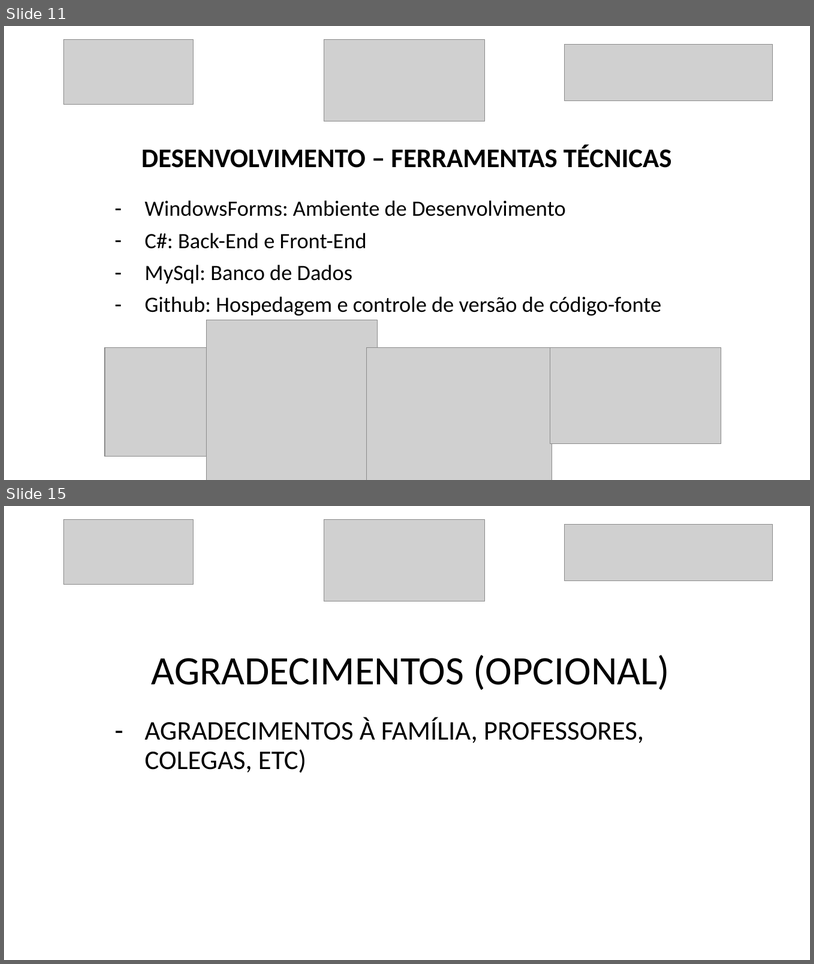
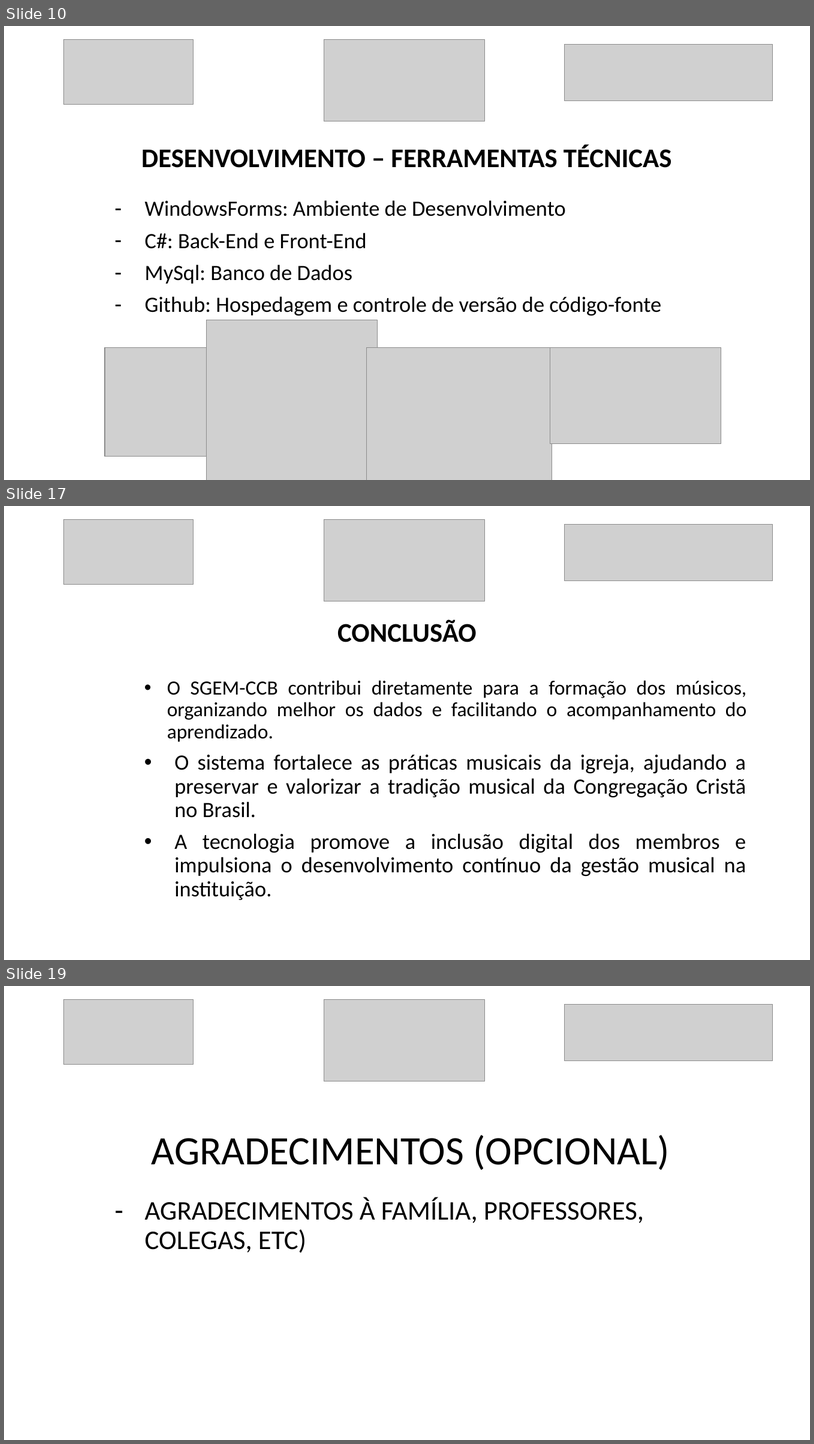
Before and after one commit to luanmenezesx/TCC-CCB, a slide deck: Modelo slides apresentação TCC.pptx. Shown one above the other, each under a label of ours: slides 11 and 15 before the commit, slides 10, 17 and 19 after it; the slides between them are not shown. The pictures are 814x964 and 814x1444 pixels, drawn with LibreOffice and Linux fonts; fonts in the diff are those of the drawing; grey boxes stand for pictures. Boxes give left, top, right and bottom in pixels: in the first picture for what was removed or moved away, otherwise in the second. Text is boxed around its words. In the diff, an @@ line names an element or a change of style, - is before the commit and + after.

```diff
--- a/Modelo slides apresentação TCC.pptx
+++ b/Modelo slides apresentação TCC.pptx
@@ slide 17 added at (x1=4, y1=506, x2=810, y2=960), background #FFFFFF @@
@@ picture added at (x1=64, y1=520, x2=194, y2=585) @@
@@ picture added at (x1=324, y1=520, x2=485, y2=601) @@
@@ picture added at (x1=566, y1=524, x2=773, y2=580) @@
@@ title added at (x1=338, y1=619, x2=477, y2=642), 32 pt, text #000000, bold @@
+CONCLUSÃO
@@ subtitle added at (x1=167, y1=680, x2=747, y2=900), 26 pt, text #000000 @@
+• O SGEM-CCB contribui diretamente para a formação dos músicos, organizando melhor os dados e facilitando o acompanhamento do aprendizado.
+• O sistema fortalece as práticas musicais da igreja, ajudando a preservar e valorizar a tradição musical da Congregação Cristã no Brasil.
+• A tecnologia promove a inclusão digital dos membros e impulsiona o desenvolvimento contínuo da gestão musical na instituição.
@@ what was slide 11 is now slide 10 @@
@@ what was slide 15 is now slide 19 @@
```
Also in this commit, not shown: 10 slides changed, 6 other slides added, 3 slides removed, 13 other files.
